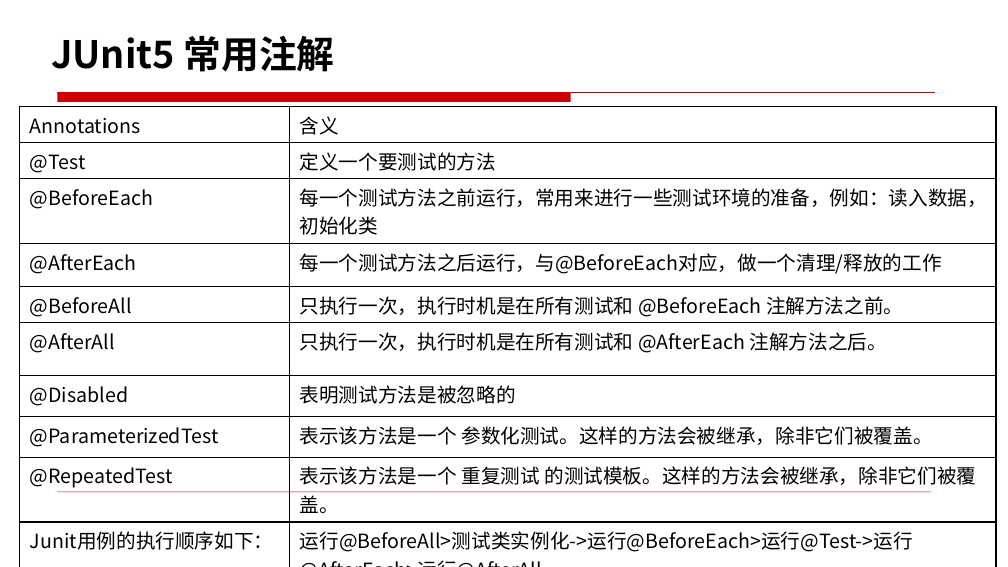
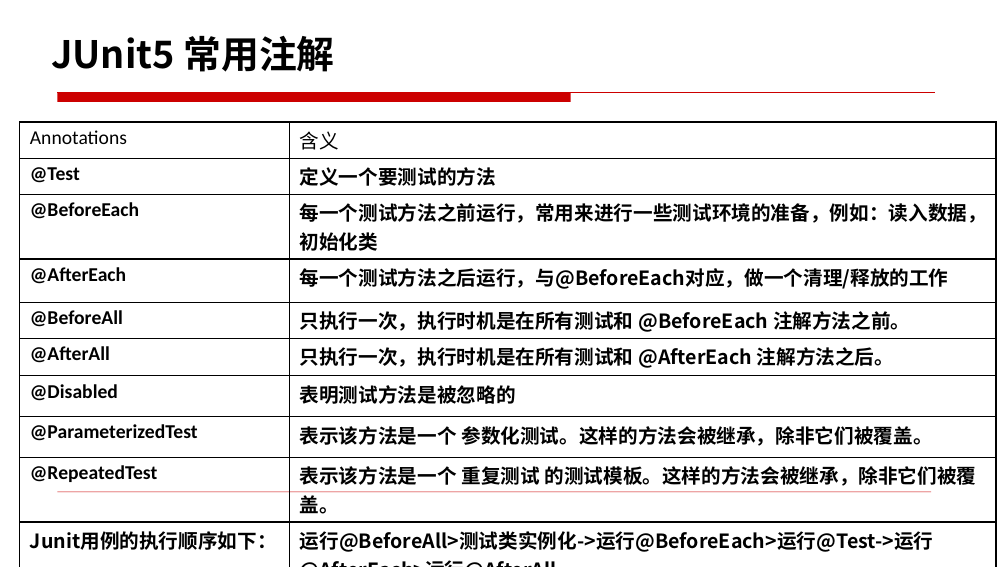
Before and after one commit to edu2act/course-foundation-software-tesing, a slide deck: slide 9 of materials/slides/7.2.pptx (slide 12 before the commit). Drawn at 1008x567 pixels with LibreOffice and Linux fonts; fonts in the diff are those of the drawing. Boxes give left, top, right and bottom in pixels: in the first picture for what was removed or moved away, otherwise in the second. Text is boxed around its words. In the diff, an @@ line names an element or a change of style, - is before the commit and + after.

```diff
--- a/materials/slides/7.2.pptx
+++ b/materials/slides/7.2.pptx
@@ table at (20, 122, 997, 556) @@
@@ font Noto Sans CJK SC to Calibri in "Annotations", "@Test", "@BeforeEach", "@AfterEach" and 5 more places @@
@@ bold on @@
@@ table: place and size @@
-table at (20, 107, 997, 556)
+table at (20, 122, 997, 556)
```
Also in this commit, not shown: 4 other slides changed, 12 slides added, 5 slides removed.
